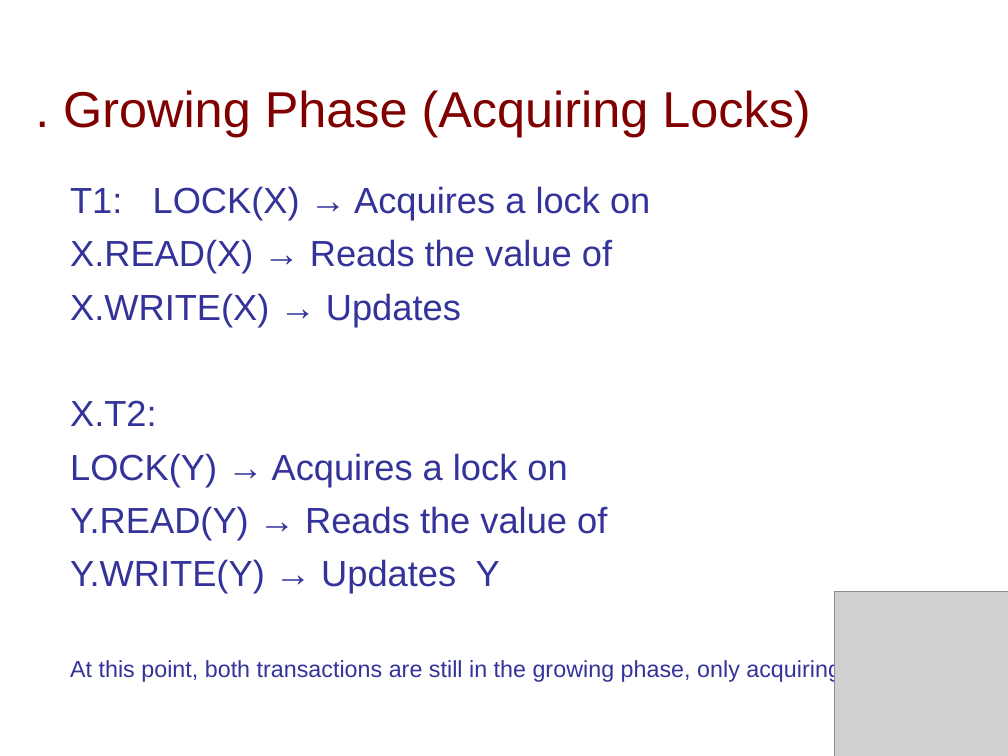
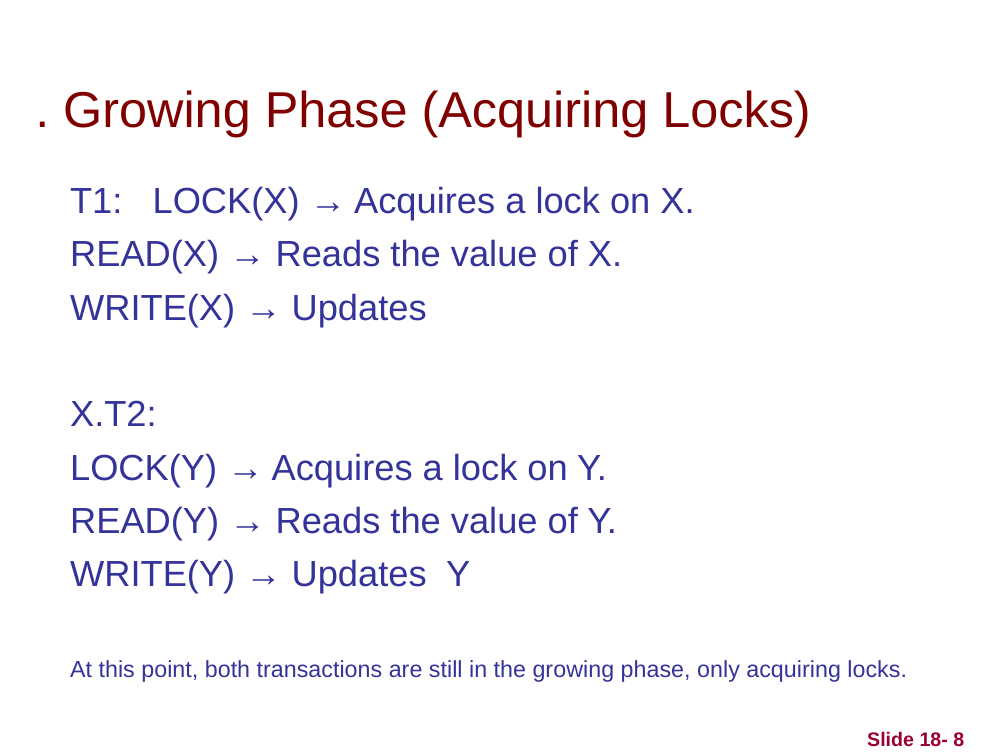
Before and after one commit to TahirAcharya/dbms, a slide deck: slide 8 of Module 5/concurrency-control-techniques.ppt. Drawn at 1008x756 pixels with LibreOffice and Linux fonts; fonts in the diff are those of the drawing; grey boxes stand for pictures. Boxes give left, top, right and bottom in pixels: in the first picture for what was removed or moved away, otherwise in the second. Text is boxed around its words. In the diff, an @@ line names an element or a change of style, - is before the commit and + after.

```diff
--- a/Module 5/concurrency-control-techniques.ppt
+++ b/Module 5/concurrency-control-techniques.ppt
@@ text at (70,186,694,326): spaces changed @@
-T1: LOCK(X) → Acquires a lock on
-X.READ(X) → Reads the value of
-X.WRITE(X) → Updates
+T1: LOCK(X) → Acquires a lock on X.
+READ(X) → Reads the value of X.
+WRITE(X) → Updates
@@ text at (70,453,617,593): spaces changed @@
-LOCK(Y) → Acquires a lock on
-Y.READ(Y) → Reads the value of
-Y.WRITE(Y) → Updates Y
+LOCK(Y) → Acquires a lock on Y.
+READ(Y) → Reads the value of Y.
+WRITE(Y) → Updates Y
@@ picture removed at (835,592,1008,756) @@
@@ page number added at (867,731,964,747), 14 pt, text #990033, bold @@
+Slide 18- 8
```
Also in this commit, not shown: 45 other slides changed, 1 other file.
